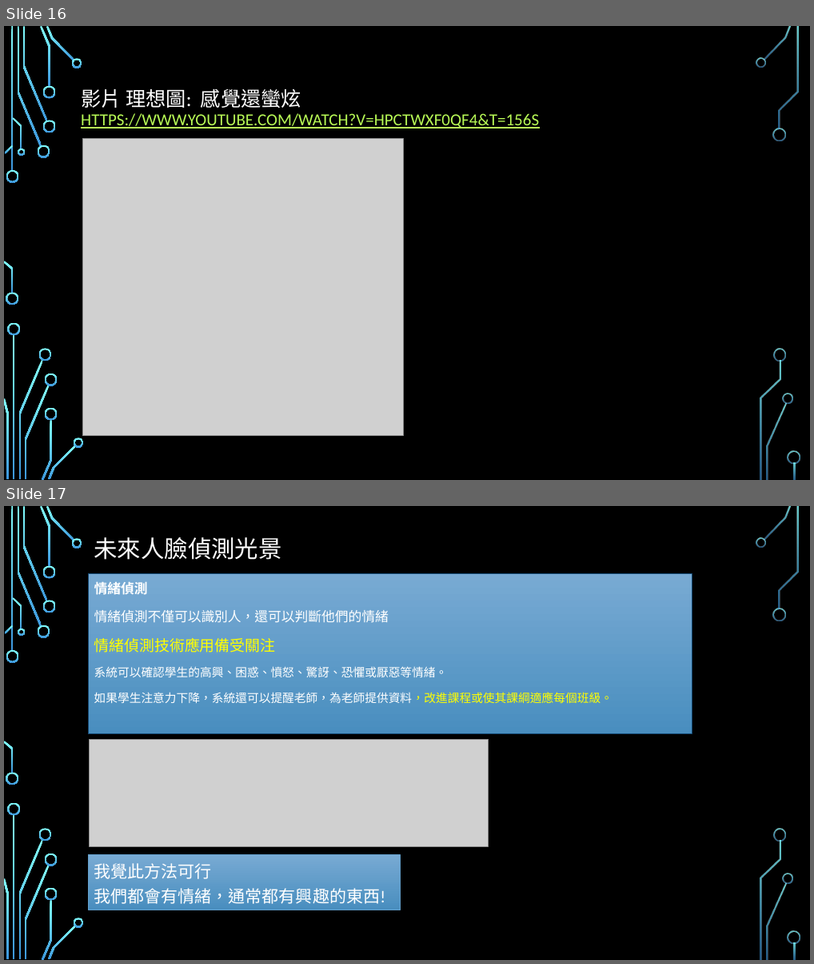
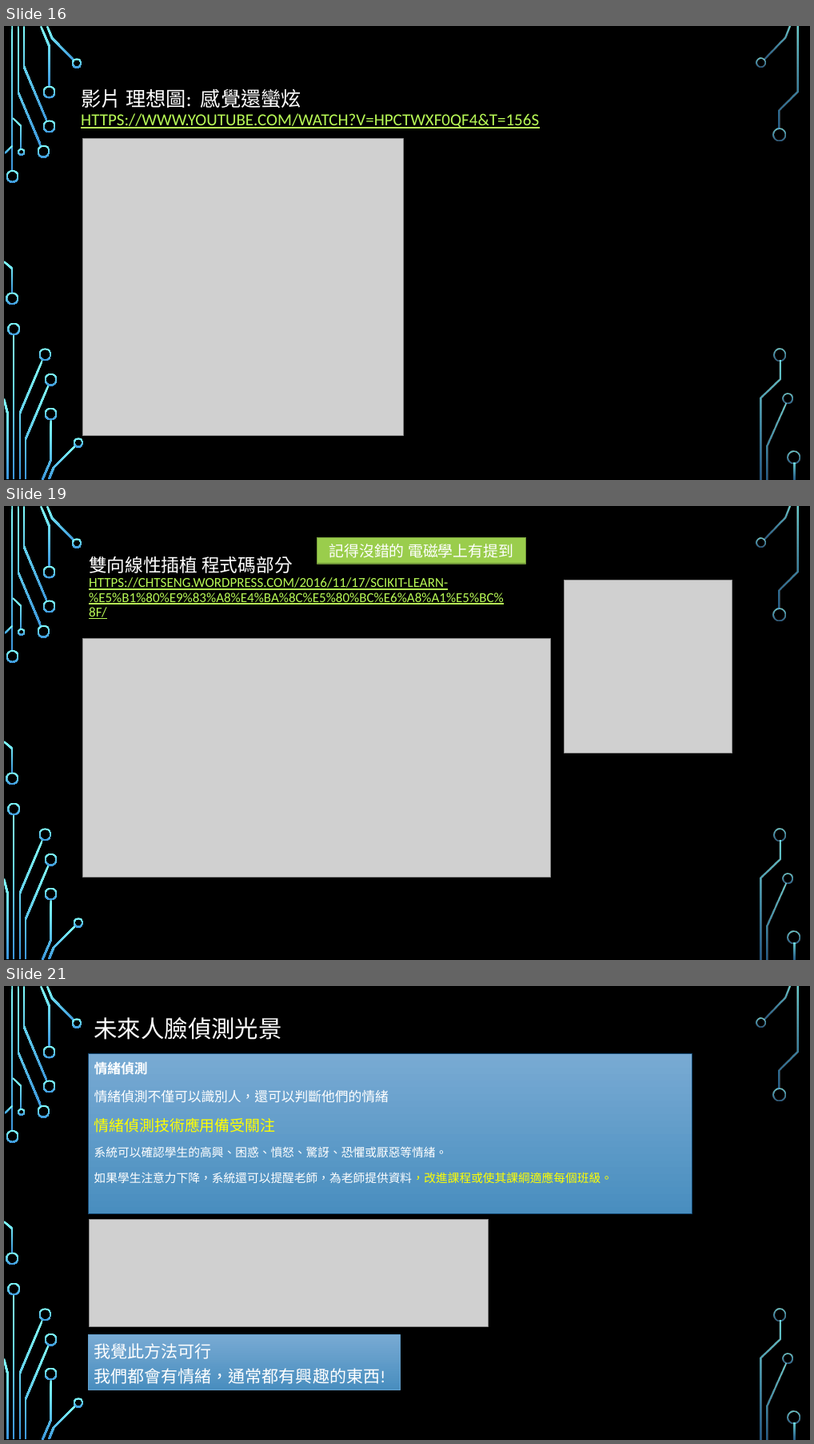
Before and after one commit to danigunawan/AI-108-2, a slide deck: 深度學習課程5-1(期中報告).pptx. Shown one above the other, each under a label of ours: slides 16 and 17 before the commit, slides 16, 19 and 21 after it; the slides between them are not shown. The pictures are 814x964 and 814x1444 pixels, drawn with LibreOffice and Linux fonts; fonts in the diff are those of the drawing; grey boxes stand for pictures; background and template pictures are left out. Boxes give left, top, right and bottom in pixels: in the first picture for what was removed or moved away, otherwise in the second. Text is boxed around its words. In the diff, an @@ line names an element or a change of style, - is before the commit and + after.

```diff
--- a/深度學習課程5-1(期中報告).pptx
+++ b/深度學習課程5-1(期中報告).pptx
@@ slide 19 added at (x1=4, y1=506, x2=810, y2=960), background picture (left out); not listed: 36 template elements that a slide beside it also shows @@
@@ rectangle added at (x1=317, y1=537, x2=526, y2=564), fill #9ACD4C, outline #729838 1.25 pt, 18 pt, text #FFFFFF @@
+記得沒錯的 電磁學上有提到
@@ title added at (x1=89, y1=556, x2=504, y2=619), 16.2 pt, text #B8FA56, underline @@
+雙向線性插植 程式碼部分
+HTTPS://CHTSENG.WORDPRESS.COM/2016/11/17/SCIKIT-LEARN-%E5%B1%80%E9%83%A8%E4%BA%8C%E5%80%BC%E6%A8%A1%E5%BC%8F/
@@ picture added at (x1=565, y1=580, x2=733, y2=753) @@
@@ picture added at (x1=82, y1=639, x2=551, y2=877) @@
@@ what was slide 17 is now slide 21 @@
```
Also in this commit, not shown: 3 slides changed, 3 other slides added.
